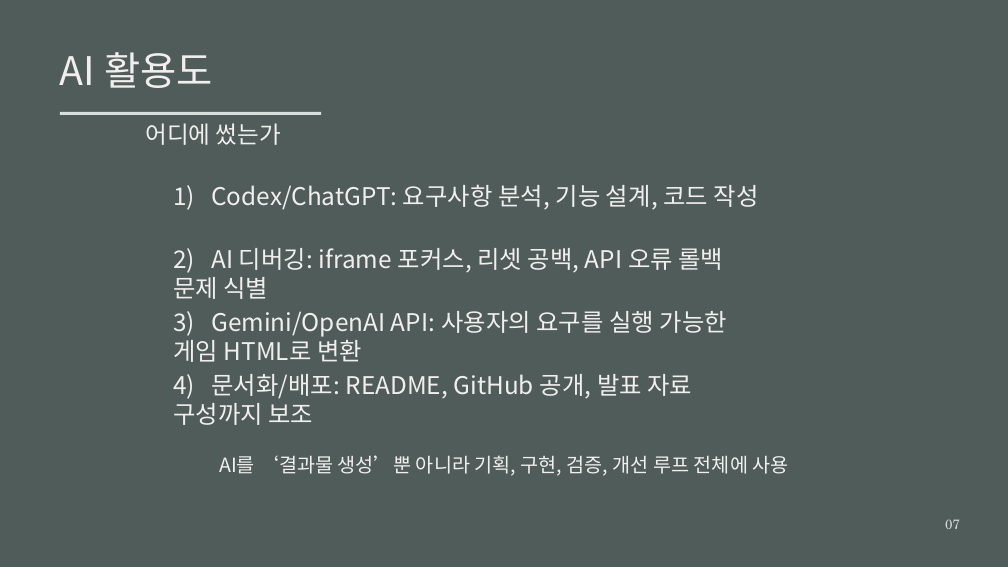
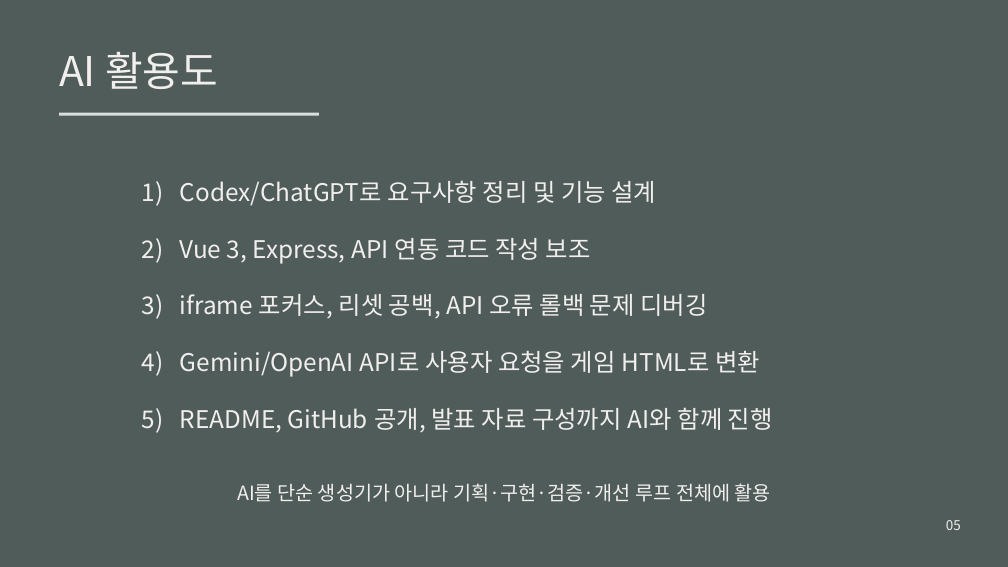
Before and after one commit to pleto333/ai-mini-game-maker, a slide deck: slide 5 of presentations/ai-mini-game-maker-presentation.pptx (slide 7 before the commit). Drawn at 1008x567 pixels with LibreOffice and Linux fonts; fonts in the diff are those of the drawing. Boxes give left, top, right and bottom in pixels: in the first picture for what was removed or moved away, otherwise in the second. Text is boxed around its words. In the diff, an @@ line names an element or a change of style, - is before the commit and + after.

Commit message:
Revise presentation to match rubric format

```diff
--- a/presentations/ai-mini-game-maker-presentation.pptx
+++ b/presentations/ai-mini-game-maker-presentation.pptx
@@ text "AI 활용도" at <box>59,52,218,89</box>: size 37.5 to 39 pt, text colour #F2EEEE to #F1EEEE @@
@@ text removed at <box>145,123,281,145</box> @@
-어디에 썼는가
@@ text at <box>142,180,656,206</box>: text changed; text colour #F2EEEE to #F1EEEE @@
-1) Codex/ChatGPT: 요구사항 분석, 기능 설계, 코드 작성
+1) Codex/ChatGPT로 요구사항 정리 및 기능 설계
@@ text added at <box>142,238,591,264</box>, 23.2 pt, text #F1EEEE @@
+2) Vue 3, Express, API 연동 코드 작성 보조
@@ text at <box>142,294,707,319</box>: text changed; text colour #F2EEEE to #F1EEEE @@
-2) AI 디버깅: iframe 포커스, 리셋 공백, API 오류 롤백 문제 식별
+3) iframe 포커스, 리셋 공백, API 오류 롤백 문제 디버깅
@@ text at <box>142,351,760,377</box>: text changed; text colour #F2EEEE to #F1EEEE @@
-3) Gemini/OpenAI API: 사용자의 요구를 실행 가능한 게임 HTML로 변환
+4) Gemini/OpenAI API로 사용자 요청을 게임 HTML로 변환
@@ text at <box>142,407,773,433</box>: text changed; text colour #F2EEEE to #F1EEEE @@
-4) 문서화/배포: README, GitHub 공개, 발표 자료 구성까지 보조
+5) README, GitHub 공개, 발표 자료 구성까지 AI와 함께 진행
@@ text at <box>237,483,771,502</box>: text changed; text colour #F2EEEE to #F1EEEE @@
-AI를 ‘결과물 생성’뿐 아니라 기획, 구현, 검증, 개선 루프 전체에 사용
+AI를 단순 생성기가 아니라 기획·구현·검증·개선 루프 전체에 활용
@@ text at <box>946,520,961,530</box>: text changed; font TeX Gyre Schola to Noto Sans CJK KR; text colour #D5DDDA to #F1EEEE @@
-07
+05
```
Also in this commit, not shown: 3 other slides changed, 4 slides added, 5 slides removed, 1 other file.
